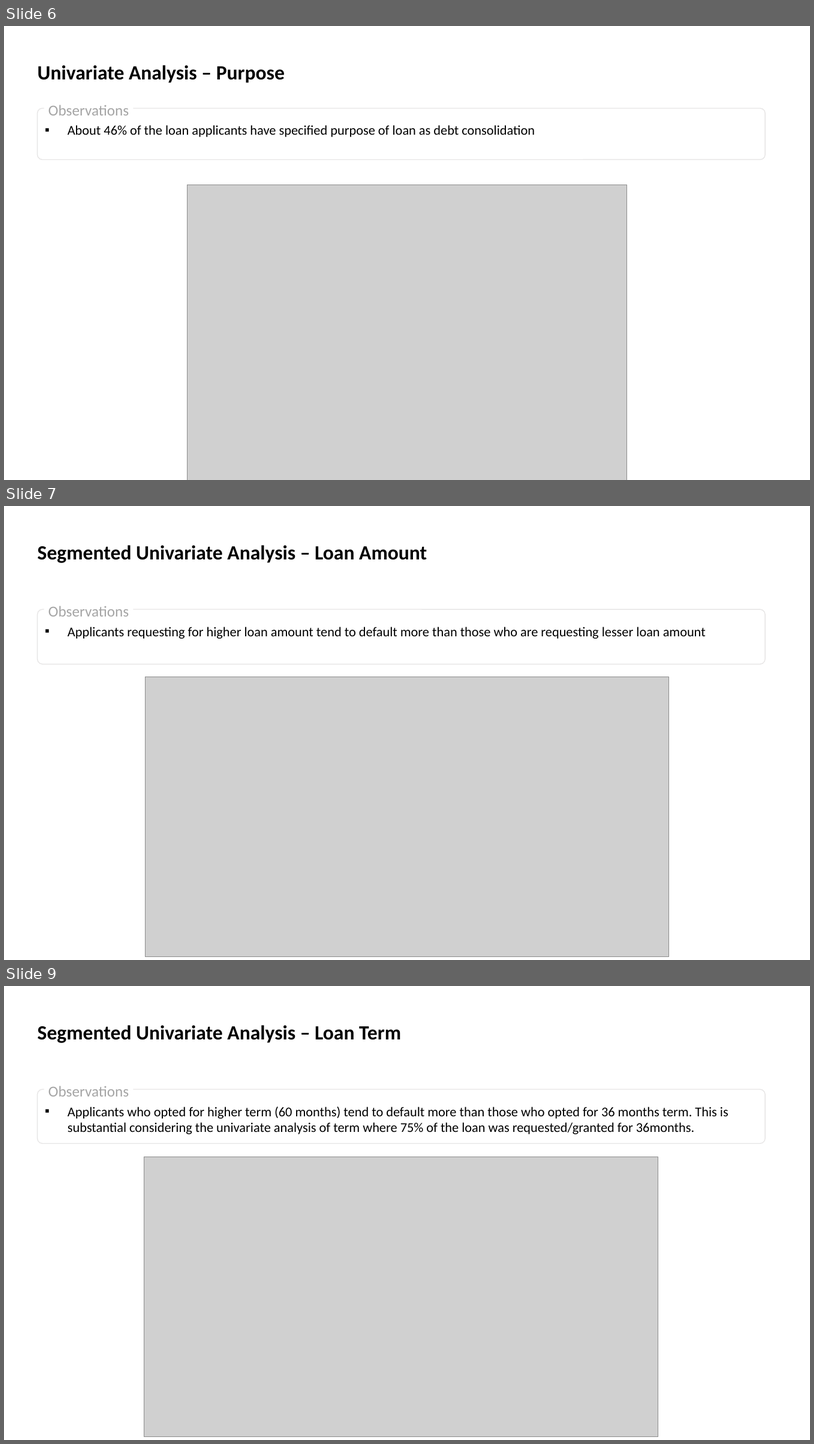
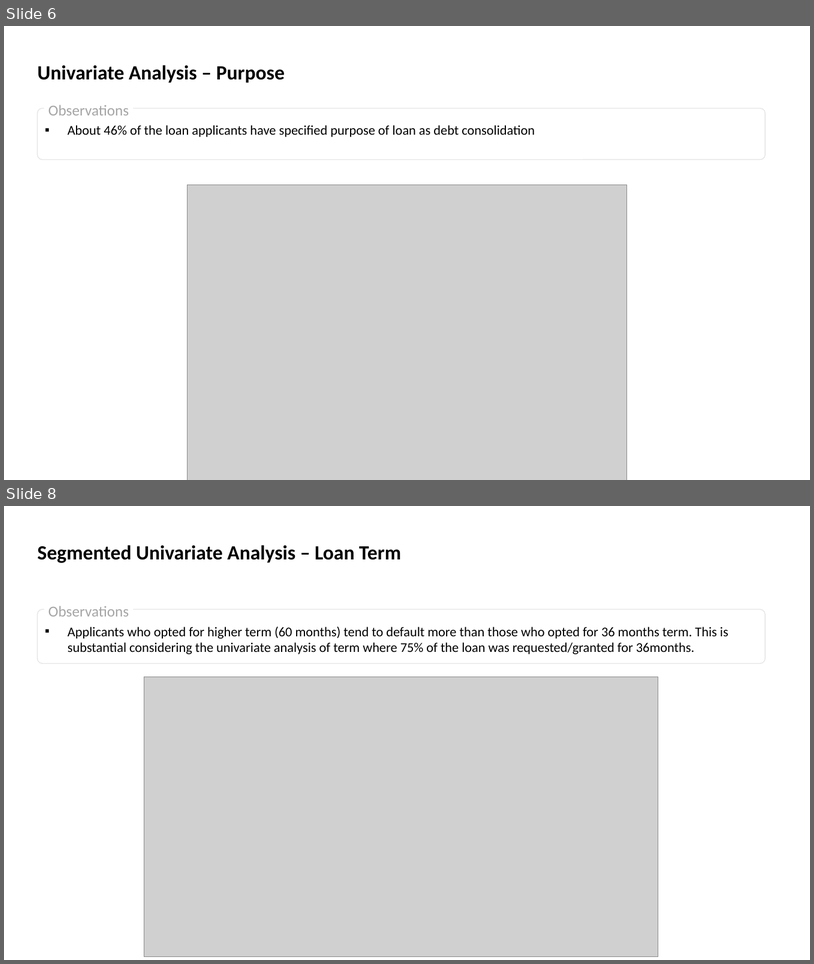
Before and after one commit to SathishKumarRamasamy/lending-club-case-study, a slide deck: Lending_Club_Case_Study.pptx. Shown one above the other, each under a label of ours: slides 6, 7 and 9 before the commit, slides 6 and 8 after it; the slides between them are not shown. The pictures are 814x1444 and 814x964 pixels, drawn with LibreOffice and Linux fonts; fonts in the diff are those of the drawing; grey boxes stand for pictures. Boxes give left, top, right and bottom in pixels: in the first picture for what was removed or moved away, otherwise in the second. Text is boxed around its words. In the diff, an @@ line names an element or a change of style, - is before the commit and + after.

```diff
--- a/Lending_Club_Case_Study.pptx
+++ b/Lending_Club_Case_Study.pptx
@@ slide 7 removed at [4,506,810,960], background #FFFFFF @@
@@ text removed at [38,545,427,563] @@
-Segmented Univariate Analysis – Loan Amount
@@ rounded rectangle removed at [37,609,765,664] @@
-▪ Applicants requesting for higher loan amount tend to default more than those who are requesting lesser loan amount
@@ text removed at [48,606,129,616] @@
-Observations
@@ picture removed at [145,676,669,956] @@
@@ what was slide 9 is now slide 8 @@
```
Also in this commit, not shown: 3 slides changed, 1 other file.
